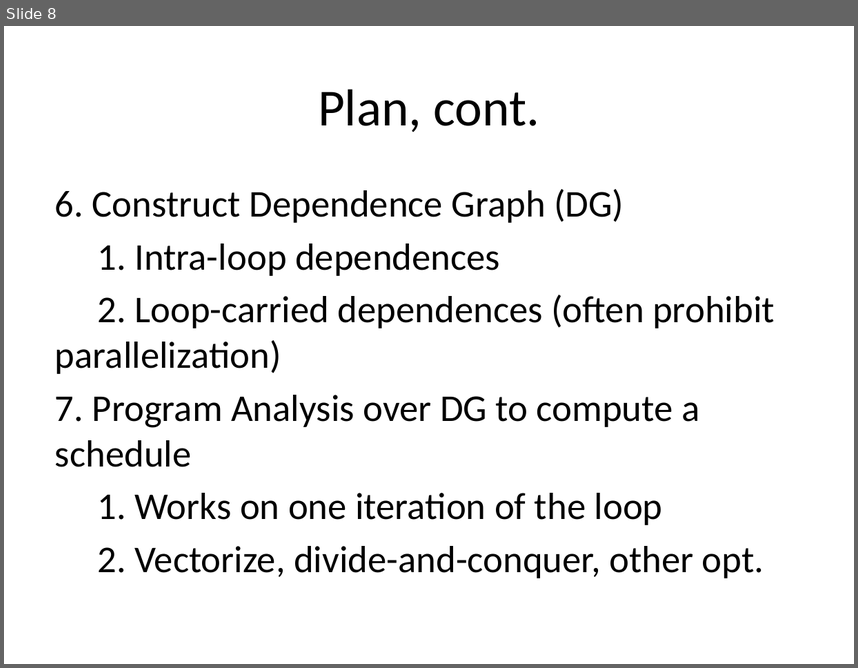
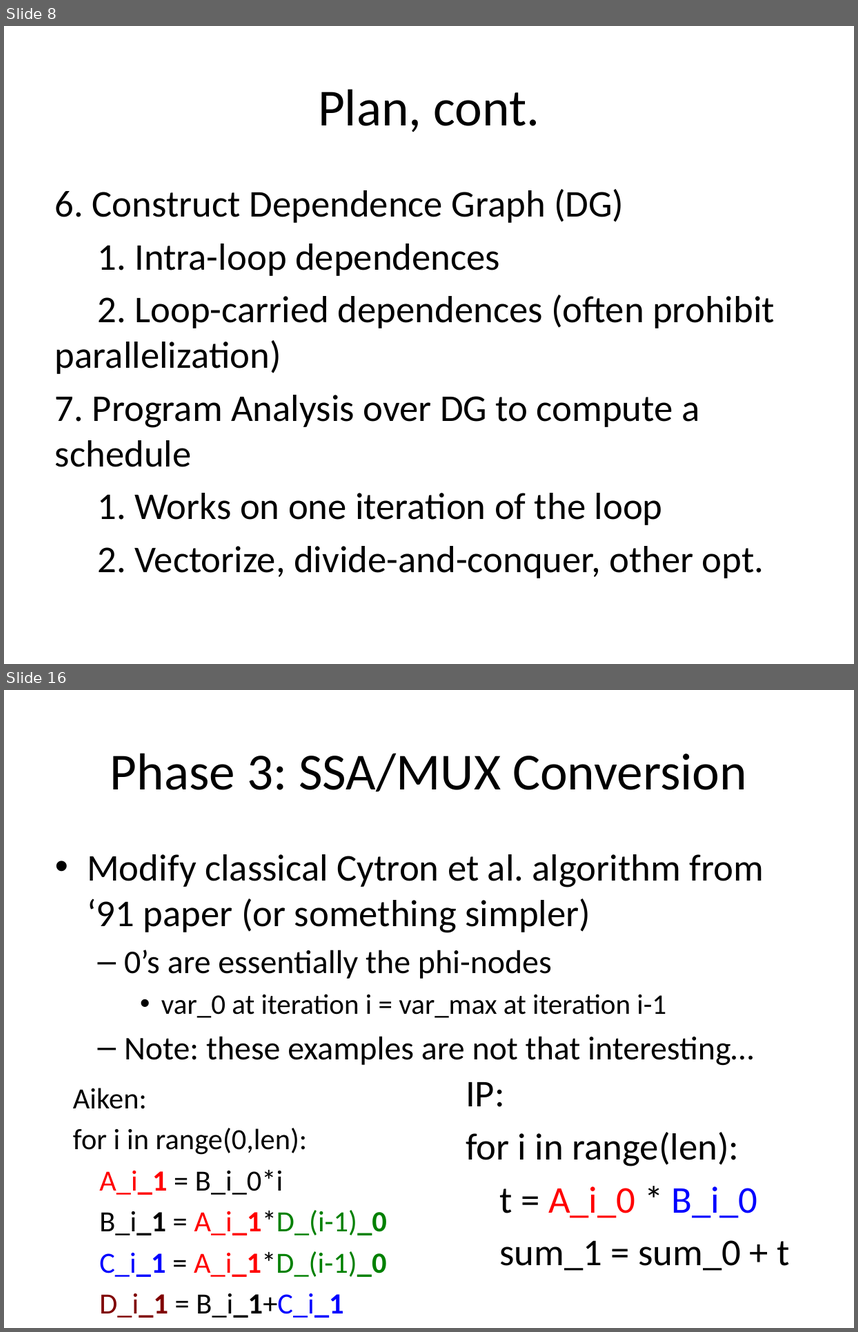
Before and after one commit to milana2/ParallelizationForMPC, a slide deck: MPC_Compiler_Misc_Notes.pptx. Shown one above the other, each under a label of ours: slide 8 before the commit, slides 8 and 16 after it; the slides between them are not shown. The pictures are 858x668 and 858x1332 pixels, drawn with LibreOffice and Linux fonts; fonts in the diff are those of the drawing. Boxes give left, top, right and bottom in pixels: in the first picture for what was removed or moved away, otherwise in the second. Text is boxed around its words. In the diff, an @@ line names an element or a change of style, - is before the commit and + after.

Commit message:
More detail on the analysis phases.

```diff
--- a/MPC_Compiler_Misc_Notes.pptx
+++ b/MPC_Compiler_Misc_Notes.pptx
@@ slide 16 added at <box>4,690,854,1328</box>, background #FFFFFF @@
@@ title added at <box>110,753,747,792</box>, 44 pt, text #000000 @@
+Phase 3: SSA/MUX Conversion
@@ text added at <box>87,854,764,1065</box>, 28 pt, text #000000 @@
+• Modify classical Cytron et al. algorithm from ‘91 paper (or something simpler)
+  – 0’s are essentially the phi-nodes
+    • var_0 at iteration i = var_max at iteration i-1
+  – Note: these examples are not that interesting…
@@ text added at <box>466,1082,789,1270</box>, 32 pt, text #000000 @@
+IP:
+for i in range(len):
+t = A_i_0 * B_i_0
+sum_1 = sum_0 + t
@@ text added at <box>73,1087,387,1317</box>, 24.8 pt, text #000000 @@
+Aiken:
+for i in range(0,len):
+A_i_1 = B_i_0*i
+B_i_1 = A_i_1*D_(i-1)_0
+C_i_1 = A_i_1*D_(i-1)_0
+D_i_1 = B_i_1+C_i_1
```
Also in this commit, not shown: 2 slides changed, 12 other slides added.
